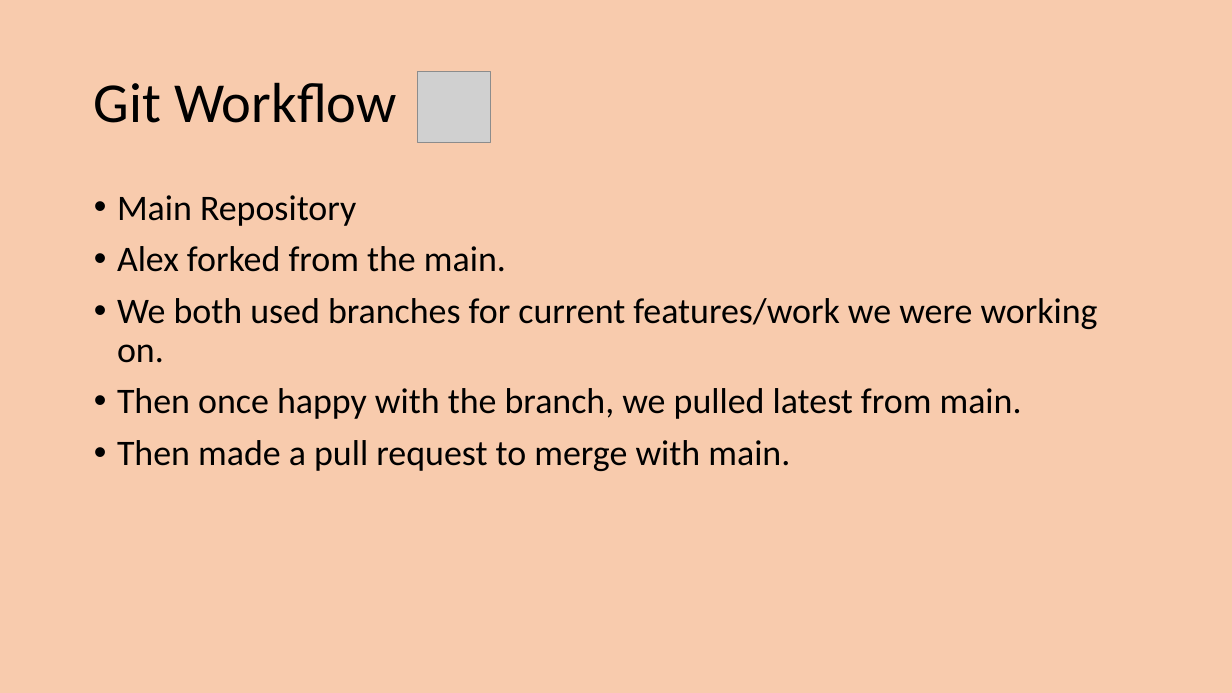
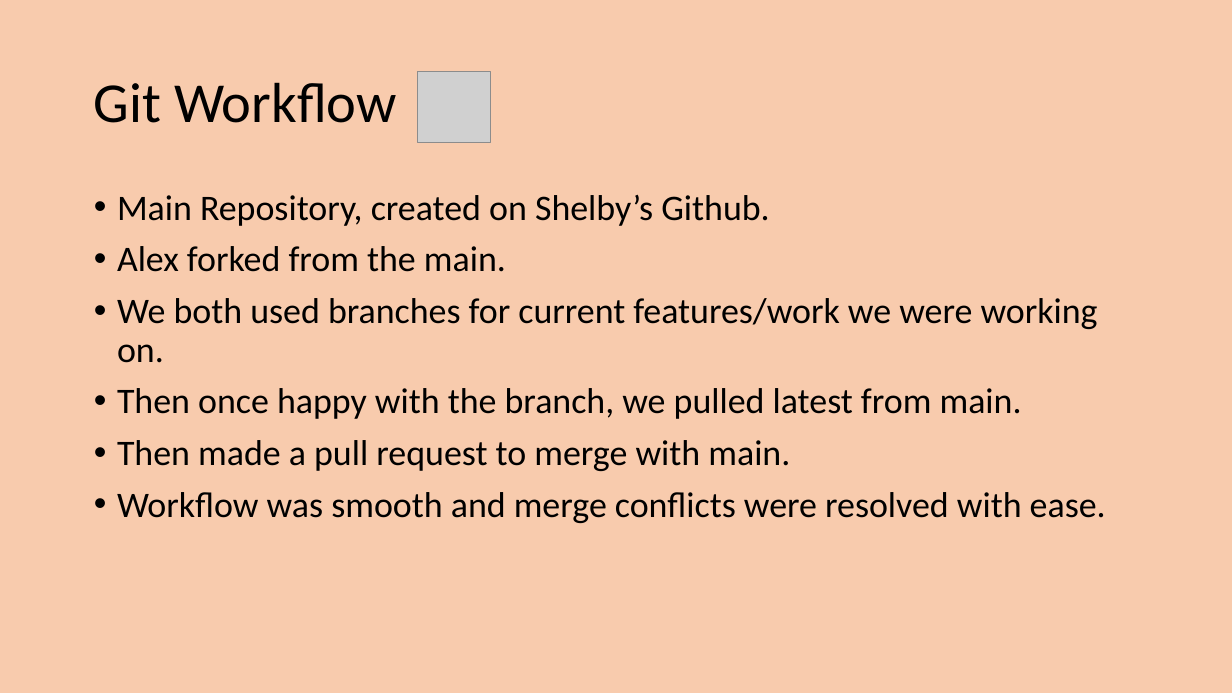
Before and after one commit to Shelby219/Taskio_gamified_task_app, a slide deck: slide 6 of docs/Presentation1.pptx. Drawn at 1232x693 pixels with LibreOffice and Linux fonts; fonts in the diff are those of the drawing; grey boxes stand for pictures. Boxes give left, top, right and bottom in pixels: in the first picture for what was removed or moved away, otherwise in the second. Text is boxed around its words. In the diff, an @@ line names an element or a change of style, - is before the commit and + after.

```diff
--- a/docs/Presentation1.pptx
+++ b/docs/Presentation1.pptx
@@ text at [117,195,769,226]: text changed @@
-• Main Repository
+• Main Repository, created on Shelby’s Github.
@@ text at [117,492,1106,523]: paragraph added @@
+• Workflow was smooth and merge conflicts were resolved with ease.
```
Also in this commit, not shown: 1 other slide changed, 2 other files.
